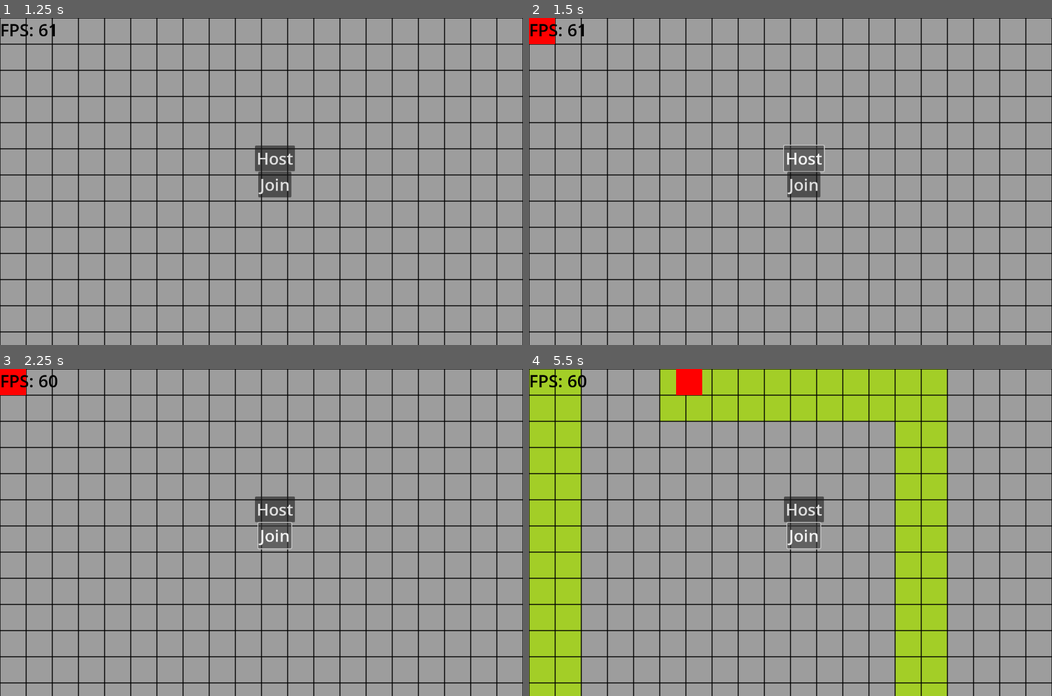
Above: before the commit, frames 1-4 (two rows, left to right).
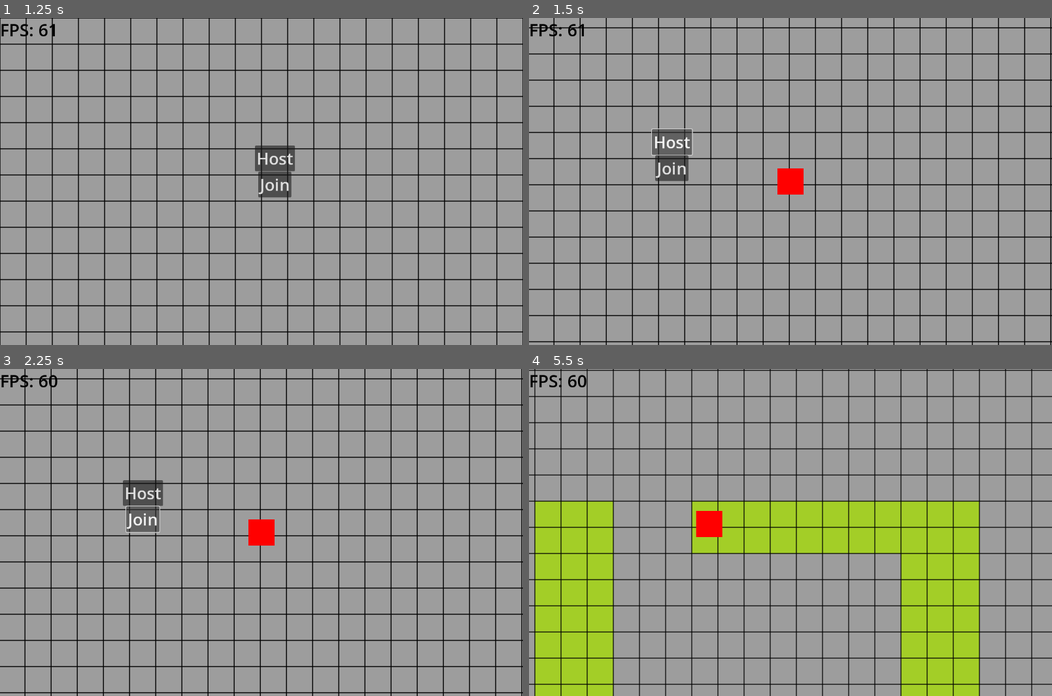
Above: after the commit, the same moments.

Repository: NIK-98/Paint_The_Ground
Game: Godot game, scene res://sceens/main.tscn
Same seed, same stepped clock (60 frames per second), same inputs: the game is played once before the commit and once after it.
Inputs:
- Up to frame 1 (1.25 s): tap Enter at 0.5 s; hold D (right) from 0.53 s (still down)
- Up to frame 2 (1.5 s): release D (right) at 1.25 s; click "Host" at 1.25 s
- Up to frame 3 (2.25 s): click "Join" at 2 s
- Up to frame 4 (5.5 s): hold S (down) 2.78-3.53 s; hold D (right) 3.53-4.28 s; hold W (up) 4.28-5.03 s; hold A (left) from 5.03 s (still down)

Frame 1 is identical in both runs. In frame 2, 21% of the frame differs, in the area x 0-100%, y 0-100%; in frame 3, 21%; in frame 4, 43%.

Commit message:
code bereinigt und 3 spieler können maximal joinen

Diff:
--- a/sceens/floor.tscn
+++ b/sceens/floor.tscn
@@ -1,9 +1,10 @@
-[gd_scene load_steps=9 format=3 uid="uid://bd2en7ayi4qef"]
+[gd_scene load_steps=11 format=3 uid="uid://bd2en7ayi4qef"]
 
 [ext_resource type="Script" path="res://scripts/floor.gd" id="1_6wjps"]
 [ext_resource type="Texture2D" uid="uid://dbh8ny2d24njn" path="res://assets/ground/ground_clean.png" id="1_st2ff"]
 [ext_resource type="Texture2D" uid="uid://dg2r7hn28jxmt" path="res://assets/ground/ground_green.png" id="2_iw0u2"]
 [ext_resource type="Texture2D" uid="uid://btju3bebchq0u" path="res://assets/ground/ground_red.png" id="3_i5g11"]
+[ext_resource type="Texture2D" uid="uid://cequksmqsxf4e" path="res://assets/ground/ground_blue.png" id="4_awuae"]
 
 [sub_resource type="TileSetAtlasSource" id="TileSetAtlasSource_wfxpn"]
 texture = ExtResource("1_st2ff")
@@ -26,12 +27,20 @@
 0:0/0/physics_layer_0/linear_velocity = Vector2(0, 0)
 0:0/0/physics_layer_0/angular_velocity = 0.0
 
+[sub_resource type="TileSetAtlasSource" id="TileSetAtlasSource_wcno6"]
+texture = ExtResource("4_awuae")
+texture_region_size = Vector2i(64, 64)
+0:0/0 = 0
+0:0/0/physics_layer_0/linear_velocity = Vector2(0, 0)
+0:0/0/physics_layer_0/angular_velocity = 0.0
+
 [sub_resource type="TileSet" id="TileSet_6pxfk"]
 tile_size = Vector2i(64, 64)
 physics_layer_0/collision_layer = 1
 sources/0 = SubResource("TileSetAtlasSource_wfxpn")
 sources/1 = SubResource("TileSetAtlasSource_owtyi")
 sources/2 = SubResource("TileSetAtlasSource_l0kvp")
+sources/3 = SubResource("TileSetAtlasSource_wcno6")
 
 [node name="floor" type="TileMap"]
 tile_set = SubResource("TileSet_6pxfk")
--- a/sceens/main.tscn
+++ b/sceens/main.tscn
@@ -24,3 +24,5 @@
 theme_override_font_sizes/font_size = 42
 
 [node name="menu" parent="." instance=ExtResource("3_ukx8c")]
+ip = "localhost"
+port = 11111
--- a/sceens/player.tscn
+++ b/sceens/player.tscn
@@ -9,12 +9,18 @@
 size = Vector2(64, 64)
 
 [sub_resource type="SceneReplicationConfig" id="SceneReplicationConfig_u122b"]
-properties/0/path = NodePath(".:position")
+properties/0/path = NodePath("Color:color")
 properties/0/spawn = true
 properties/0/replication_mode = 1
-properties/1/path = NodePath("Color:color")
+properties/1/path = NodePath("Camera2D:limit_right")
 properties/1/spawn = true
 properties/1/replication_mode = 1
+properties/2/path = NodePath("Camera2D:limit_bottom")
+properties/2/spawn = true
+properties/2/replication_mode = 1
+properties/3/path = NodePath(".:position")
+properties/3/spawn = true
+properties/3/replication_mode = 1
 
 [node name="Player" type="CharacterBody2D" groups=["player"]]
 script = ExtResource("1_d8fpb")
--- a/scripts/menu.gd
+++ b/scripts/menu.gd
@@ -1,10 +1,14 @@
 extends Control
+
+@onready var map = get_parent().get_node("floor")
 
 @export var ip = "localhost"
 @export var port = 11111
 @export var player_sceen: PackedScene
+var old_spawn: Vector2
 
 var peer = ENetMultiplayerPeer.new()
+
 
 func _on_host_pressed():
 	peer.create_server(port,2)
@@ -13,32 +17,24 @@
 	_add_player()
 
 func _add_player(id = 1):
-	#var old_spawn: Vector2
 	var player = player_sceen.instantiate()
-	#var randpos = Vector2(randi_range(0,Global.Spielfeld_Size.x-player.get_node("Color").size.x),randi_range(0,Global.Spielfeld_Size.y-player.get_node("Color").size.y))
+	var randpos = Vector2(randi_range(0,Global.Spielfeld_Size.x-player.get_node("Color").size.x),randi_range(0,Global.Spielfeld_Size.y-player.get_node("Color").size.y))
 
-	#player.position = randpos
-	#if randpos == old_spawn:
-		#multiplayer.peer_disconnected.connect(_del_player)
-		#_del_player(id)
-		#_add_player(id)
-		#return
+	player.position = randpos
+	if randpos == old_spawn:
+		multiplayer.peer_disconnected.connect(_del_player)
+		_del_player(id)
+		_add_player(id)
+		return
 
-
-	player.ID = id
 	player.name = str(id)
 	call_deferred("add_child",player)
+	old_spawn = randpos
 
 
 func _del_player(id):
 	get_node(str(id)).queue_free()
 
-#func _add_player(id = 1):
-	#var player = player_sceen.instantiate()
-	#ID += 1
-	#player.name = str(id)
-	#player.ID = ID
-	#call_deferred("add_child", player)
 
 func _on_join_pressed():
 	peer.create_client(ip,port)
--- a/scripts/player.gd
+++ b/scripts/player.gd
@@ -8,10 +8,9 @@
 var is_moving = true
 var tile_size = 64
 var tile_size_multipl = 1.5
-var ID = 0
 
 func _ready():
-	color_change(ID)
+	color_change()
 
 func _enter_tree():
 	set_multiplayer_authority(name.to_int())
@@ -34,10 +33,12 @@
 		$Camera2D.limit_right = Global.Spielfeld_Size.x
 		$Camera2D.limit_bottom = Global.Spielfeld_Size.y
 		if (velocity.x != 0 or velocity.y != 0):
-			if ID == 1:
+			if get_parent().get_child(3) != null and get_parent().get_child(3).name == name:
 				paint.rpc(1)
-			else:
+			if get_parent().get_child(4) != null and get_parent().get_child(4).name == name:
 				paint.rpc(2)
+			if get_parent().get_child(5) != null and get_parent().get_child(5).name == name:
+				paint.rpc(3)
 
 @rpc("any_peer","call_local")
 func paint(tile: int):
@@ -46,8 +47,10 @@
 			var tile_position = map.local_to_map(Vector2i(position.x+x,position.y+y))
 			map.set_cell(0,tile_position,tile,Vector2i(0,0))
 
-func color_change(ID):
-	if ID == 1:
+func color_change():
+	if get_parent().get_child(3) != null and get_parent().get_child(3).name == name:
 		get_node("Color").set_color(Color(255,0,0))
-	else:
+	if get_parent().get_child(4) != null and get_parent().get_child(4).name == name:
 		get_node("Color").set_color(Color(0,0,255))
+	if get_parent().get_child(5) != null and get_parent().get_child(5).name == name:
+		get_node("Color").set_color(Color(0,255,0))
Binary file added: assets/ground/ground_blue.png
Not shown, added: assets/ground/ground_blue.png.import
Not shown, added: assets/ground/ground_blue.pyxel
